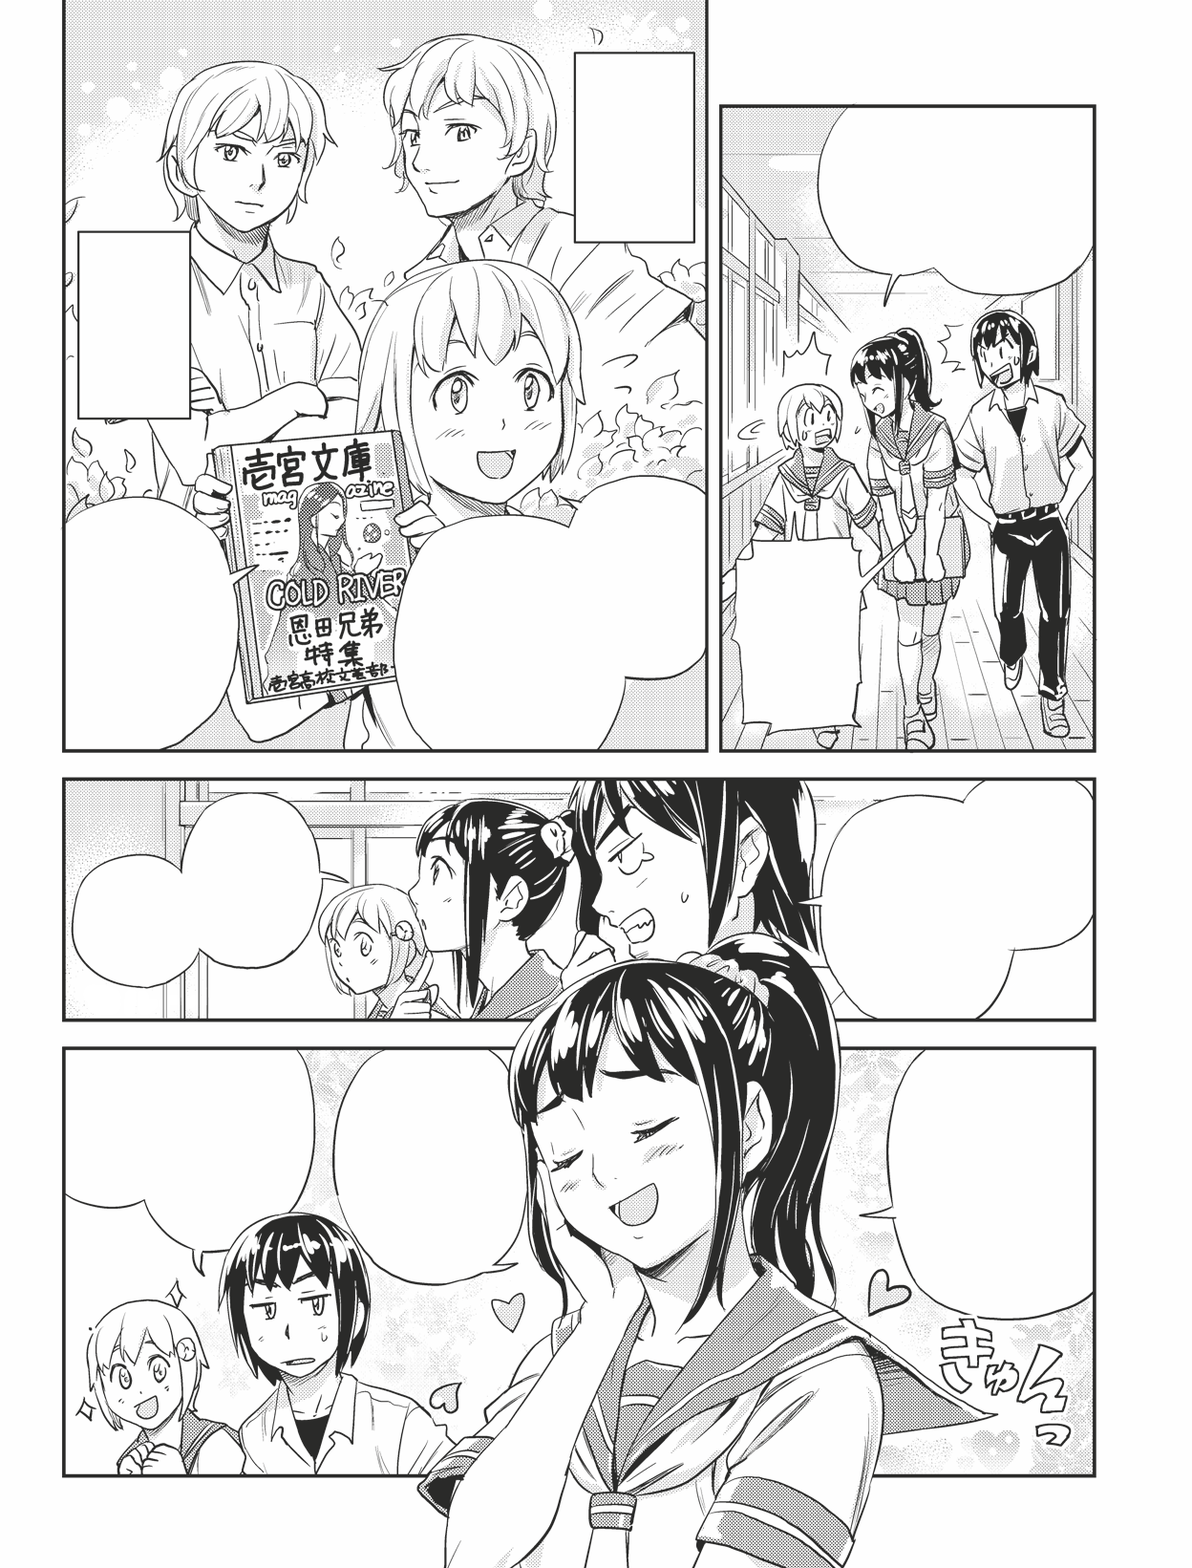
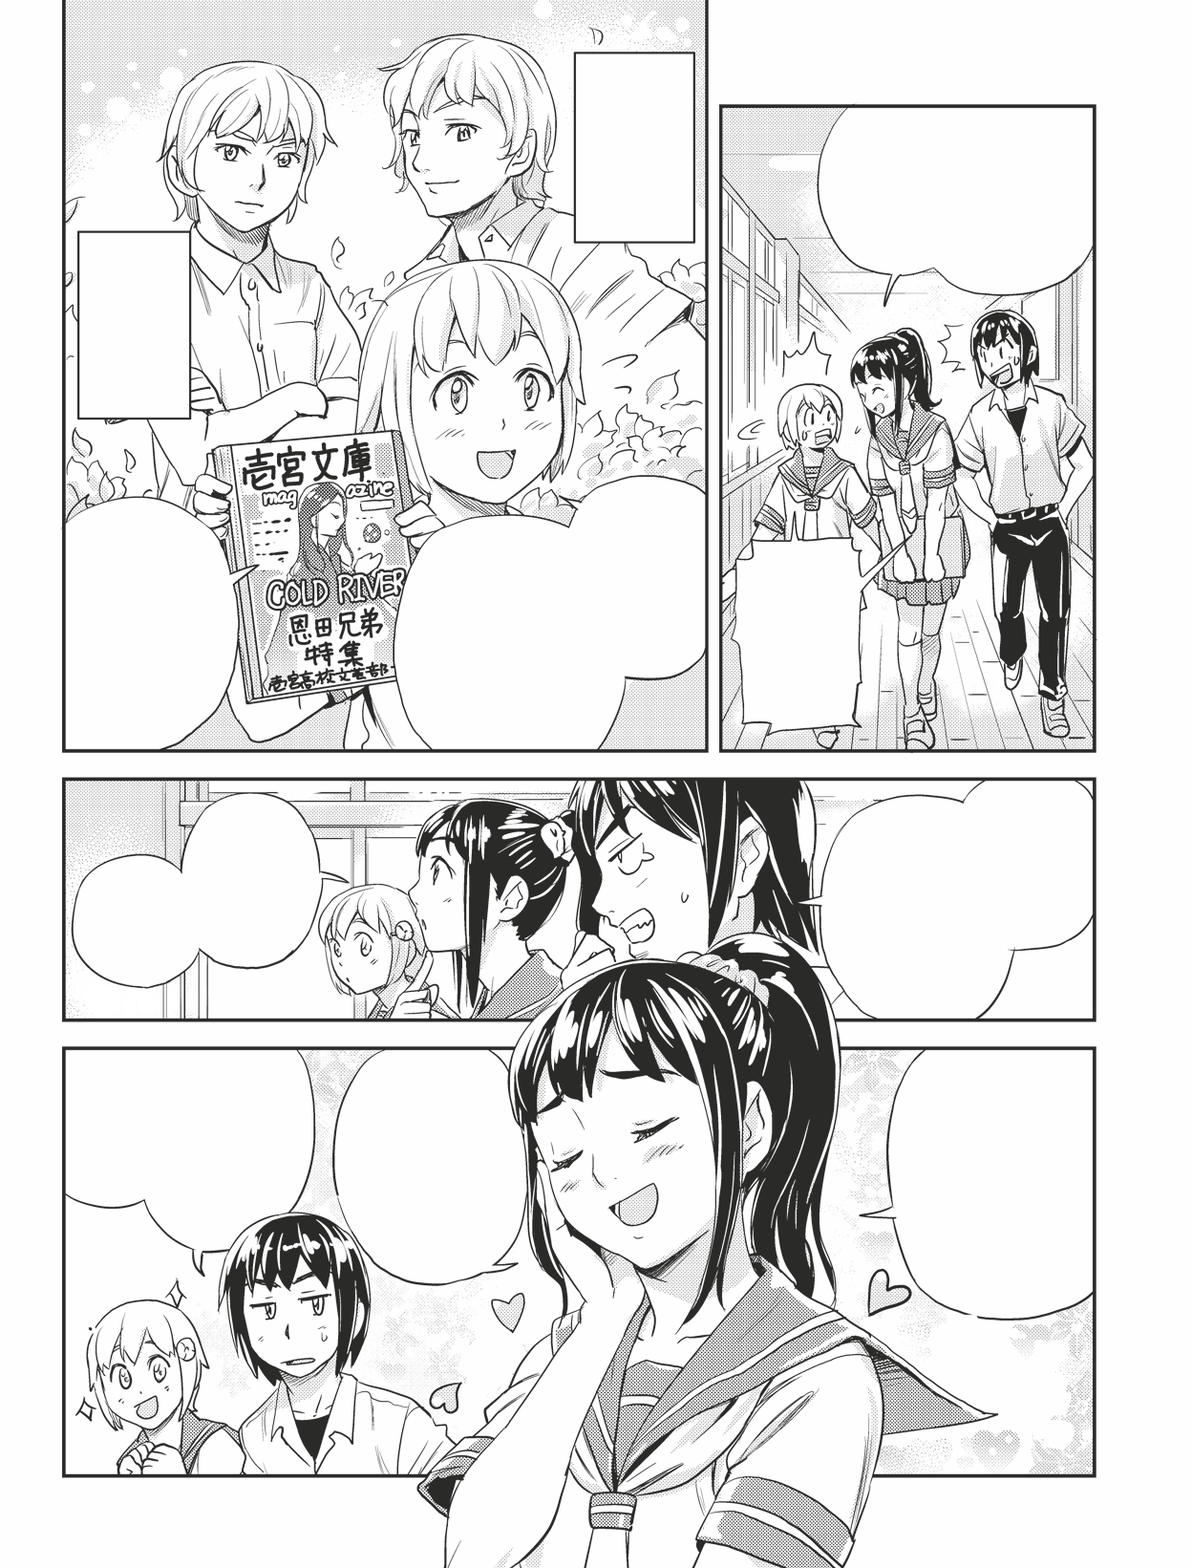
Two versions of the same layered image (1192x1568). Layer-by-layer changes:
added layer "remove_text2" above "remove_text1" over [938, 1317, 1094, 1447]